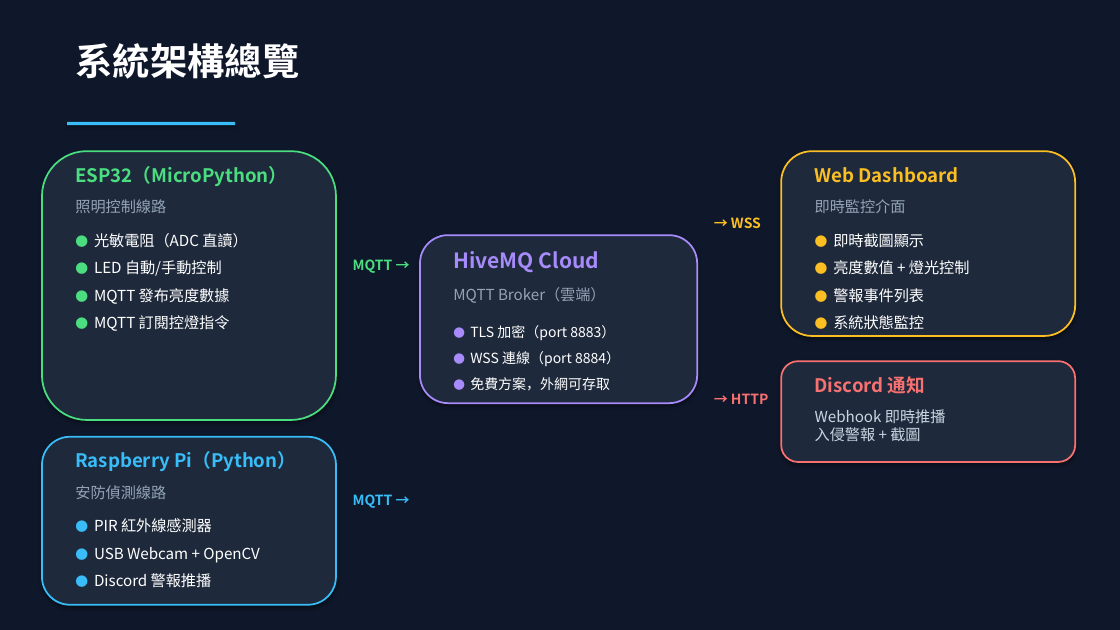
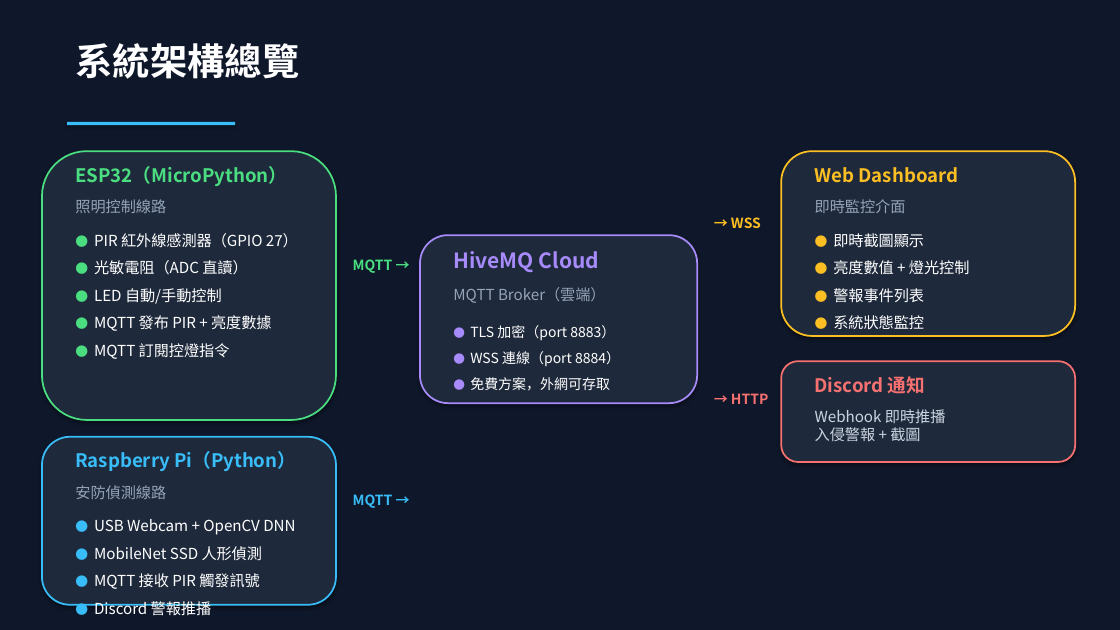
Before and after one commit to Chuck-Huang-yung/AIoT-Security-System, a slide deck: slide 3 of AIoT_期末專題報告.pptx. Drawn at 1120x630 pixels with LibreOffice and Linux fonts; fonts in the diff are those of the drawing. Boxes give left, top, right and bottom in pixels: in the first picture for what was removed or moved away, otherwise in the second. Text is boxed around its words. In the diff, an @@ line names an element or a change of style, - is before the commit and + after.

```diff
--- a/AIoT_期末專題報告.pptx
+++ b/AIoT_期末專題報告.pptx
@@ text at (94, 233, 298, 248): paragraph added @@
+● PIR 紅外線感測器（GPIO 27）
@@ text at (94, 315, 272, 331): text changed @@
-● MQTT 發布亮度數據
+● MQTT 發布 PIR + 亮度數據
@@ text at (94, 519, 295, 589): text changed @@
-● PIR 紅外線感測器
-● USB Webcam + OpenCV
+● USB Webcam + OpenCV DNN
+● MobileNet SSD 人形偵測
+● MQTT 接收 PIR 觸發訊號
```
Also in this commit, not shown: 11 other slides changed, 8 other files.
